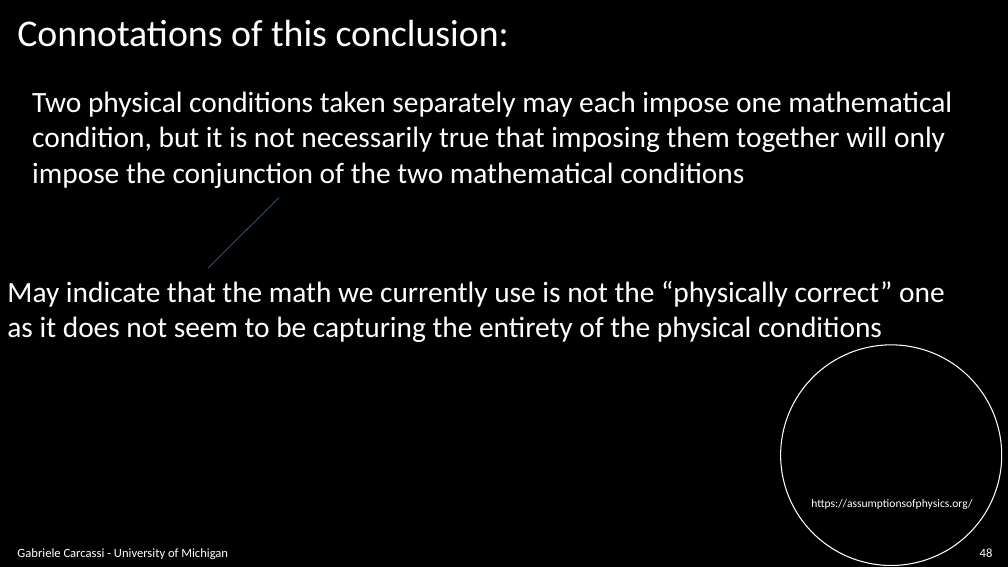
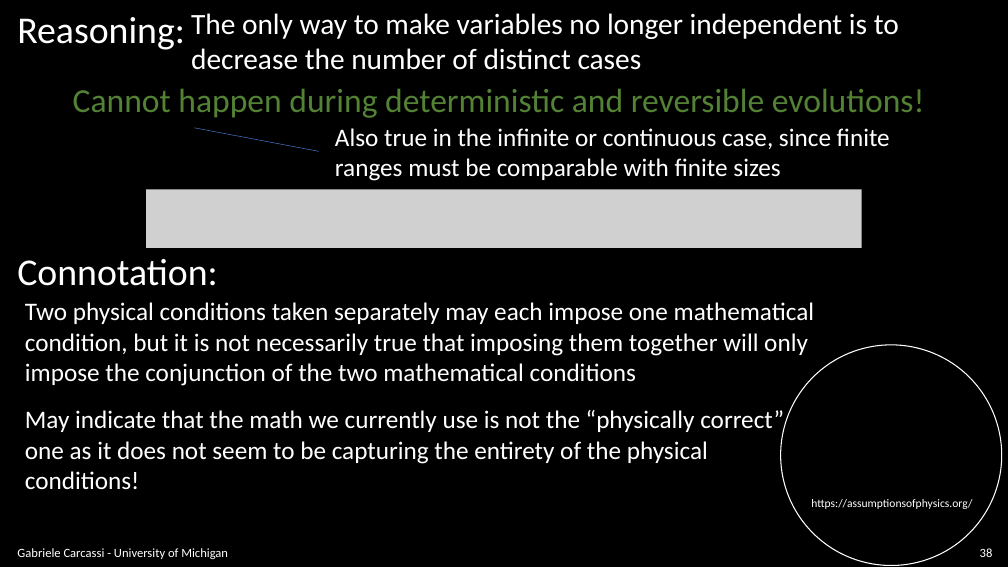
Before and after one commit to assumptionsofphysics/slides, a slide deck: slide 38 of BookCompanions-v2/RP-Class-4.pptx (slide 48 before the commit). Drawn at 1008x567 pixels with LibreOffice and Linux fonts; fonts in the diff are those of the drawing; grey boxes stand for pictures; background and template pictures are left out. Boxes give left, top, right and bottom in pixels: in the first picture for what was removed or moved away, otherwise in the second. Text is boxed around its words. In the diff, an @@ line names an element or a change of style, - is before the commit and + after.

```diff
--- a/BookCompanions-v2/RP-Class-4.pptx
+++ b/BookCompanions-v2/RP-Class-4.pptx
@@ text removed at box(17, 19, 509, 47) @@
-Connotations of this conclusion:
@@ text added at box(17, 17, 185, 50), 36 pt, text #FFFFFF @@
+Reasoning:
@@ text added at box(191, 13, 899, 70), 28 pt, text #FFFFFF @@
+The only way to make variables no longer independent is to
+decrease the number of distinct cases
@@ text added at box(73, 88, 925, 118), 32 pt, text #548235 @@
+Cannot happen during deterministic and reversible evolutions!
@@ line added from (319, 151) to (194, 128), #4472C4 0.5 pt @@
@@ text added at box(335, 128, 890, 181), 24 pt, text #FFFFFF @@
+Also true in the infinite or continuous case, since finite
+ranges must be comparable with finite sizes
@@ picture added at box(146, 189, 862, 247) @@
@@ line removed from (208, 268) to (279, 197) @@
@@ text added at box(17, 259, 218, 286), 36 pt, text #FFFFFF @@
+Connotation:
@@ text "Two physical conditions taken separately ...": place and size @@
-text "Two physical conditions taken separately ..." at box(32, 91, 952, 188)
+text "Two physical conditions taken separately ..." at box(25, 302, 814, 386)
@@ text "Two physical conditions taken separately ..." at box(25, 302, 814, 386): size 28 to 24 pt @@
@@ text at box(25, 410, 784, 489): text changed; size 28 to 24 pt @@
-May indicate that the math we currently use is not the “physically correct” one
-as it does not seem to be capturing the entirety of the physical conditions
+May indicate that the math we currently use is not the “physically correct”
+one as it does not seem to be capturing the entirety of the physical
+conditions!
@@ page number at box(980, 548, 993, 557): text changed @@
-48
+38
```
Also in this commit, not shown: 24 other slides changed, 2 slides added, 15 slides removed.
